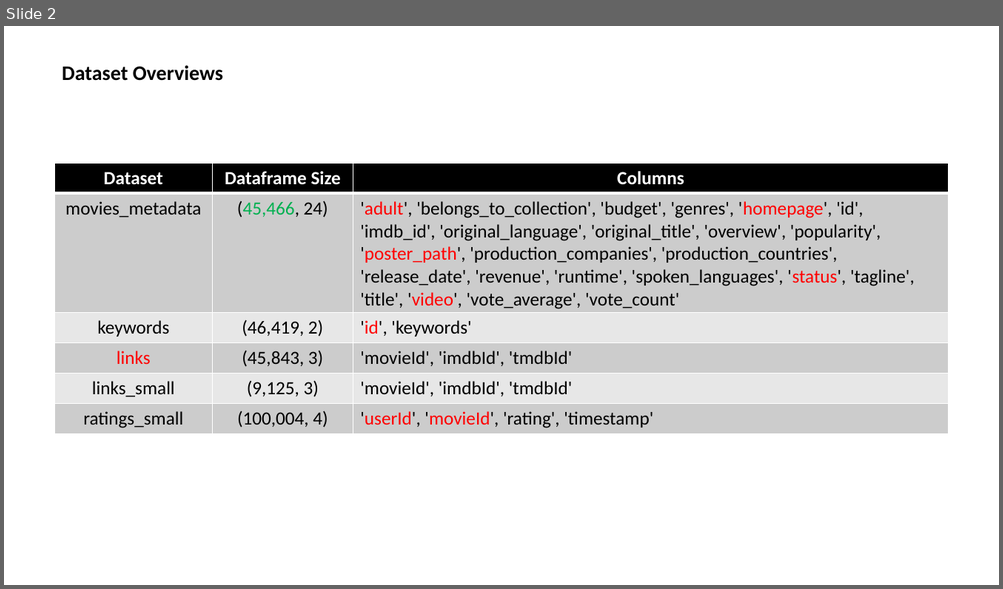
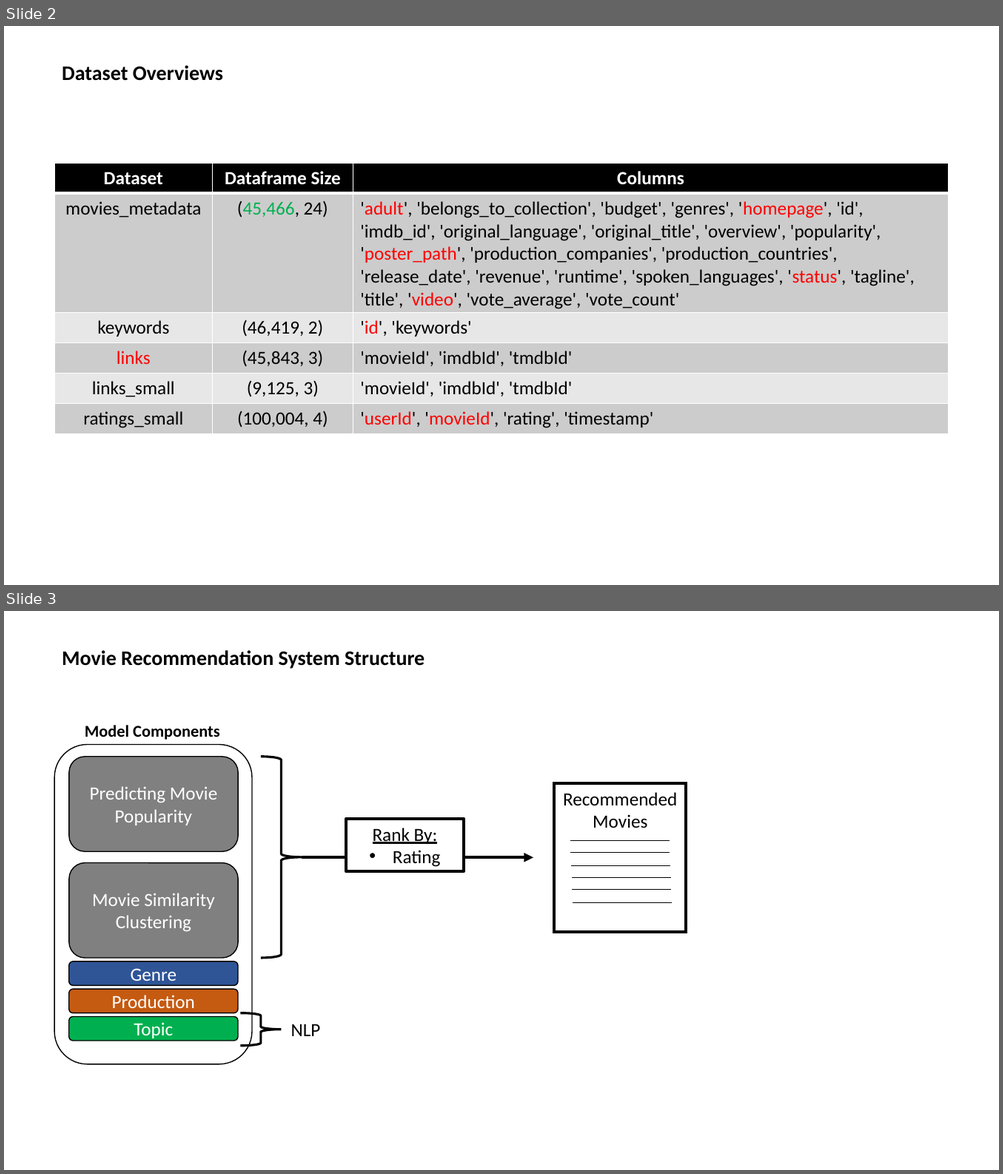
Before and after one commit to maxwellowusu/movie_recommender_system_ML, a slide deck: Movie Recommendation System Project Outline.pptx. Shown one above the other, each under a label of ours: slide 2 before the commit, slides 2 and 3 after it. The pictures are 1003x589 and 1003x1174 pixels, drawn with LibreOffice and Linux fonts; fonts in the diff are those of the drawing. Boxes give left, top, right and bottom in pixels: in the first picture for what was removed or moved away, otherwise in the second. Text is boxed around its words. In the diff, an @@ line names an element or a change of style, - is before the commit and + after.

```diff
--- a/Movie Recommendation System Project Outline.pptx
+++ b/Movie Recommendation System Project Outline.pptx
@@ slide 3 added at box(4, 611, 999, 1170), background #FFFFFF @@
@@ text added at box(62, 650, 424, 669), 20 pt, text #000000, bold @@
+Movie Recommendation System Structure
@@ group added at box(55, 725, 686, 1065): 6 rounded rectangles, 6 lines, 3 texts, 2 right braces, 2 rectangles, 1 arrow @@
+Predicting Movie Popularity
+Movie Similarity Clustering
+Model Components
+Genre
+Production
+Topic
+NLP
+Rank By:
+• Rating
+Recommended Movies
```
Also in this commit, not shown: 1 slide changed, 3 other slides added, 5 other files.
